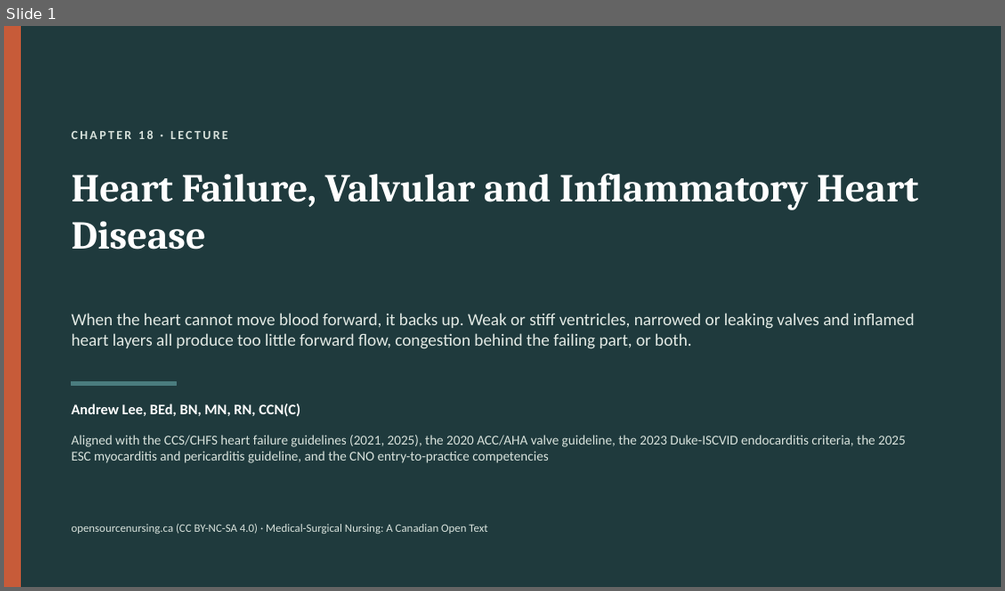
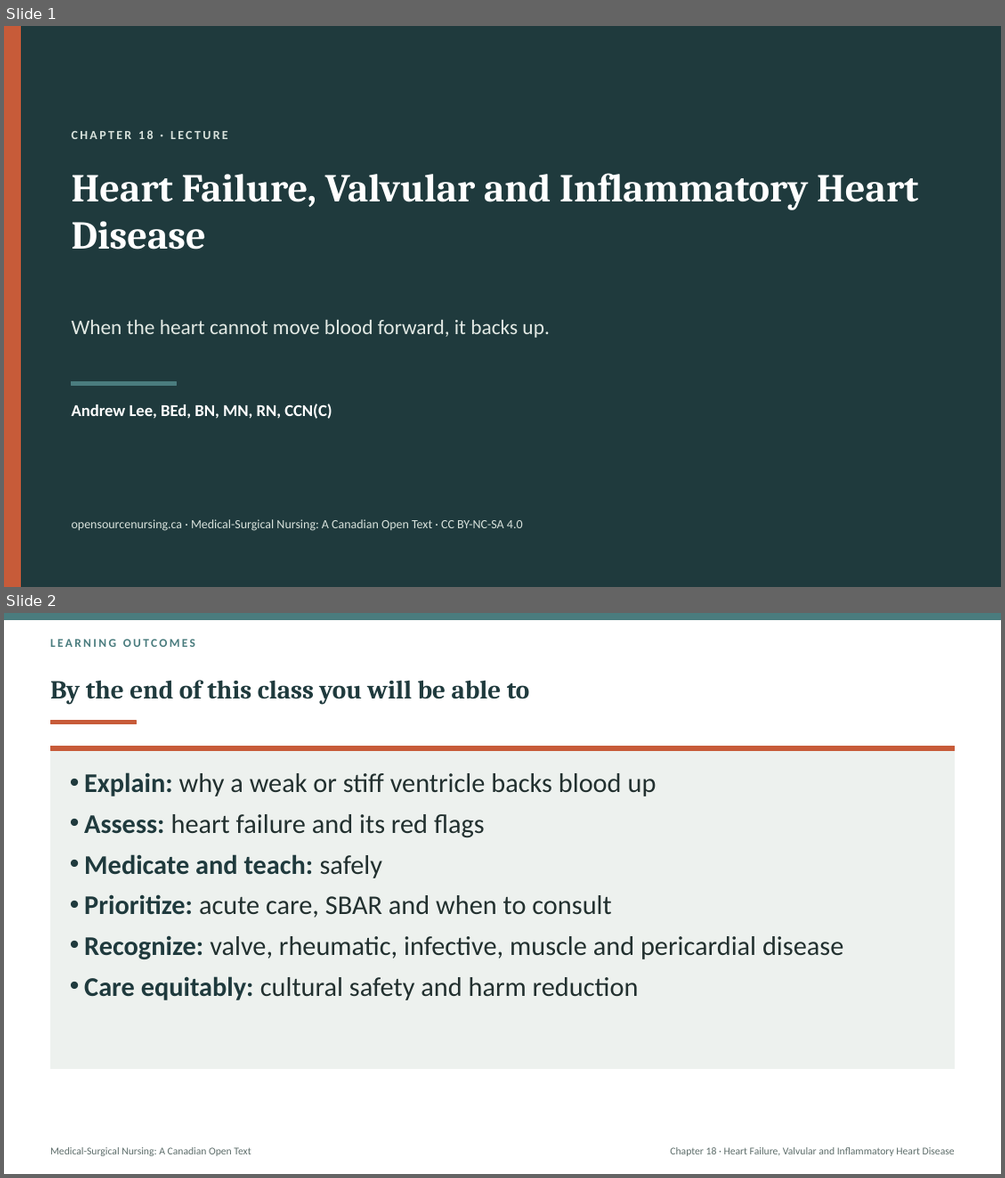
Before and after one commit to andrewleenl/opensourcenursing, a slide deck: Ch18_Heart_Failure_Valvular_and_Inflammatory_Heart_Disease_Lecture_Presentation.pptx. Shown one above the other, each under a label of ours: slide 1 before the commit, slides 1 and 2 after it. The pictures are 1005x591 and 1005x1178 pixels, drawn with LibreOffice and Linux fonts; fonts in the diff are those of the drawing. Boxes give left, top, right and bottom in pixels: in the first picture for what was removed or moved away, otherwise in the second. Text is boxed around its words. In the diff, an @@ line names an element or a change of style, - is before the commit and + after.

```diff
--- a/Ch18_Heart_Failure_Valvular_and_Inflammatory_Heart_Disease_Lecture_Presentation.pptx
+++ b/Ch18_Heart_Failure_Valvular_and_Inflammatory_Heart_Disease_Lecture_Presentation.pptx
@@ slide 2 added at bbox=[4, 613, 1001, 1174], background #FFFFFF @@
@@ rectangle added at bbox=[4, 613, 1001, 620], fill #4A7C7E, outline #4A7C7E 1 pt @@
@@ text added at bbox=[50, 639, 195, 647], 11.5 pt, text #4A7C7E, bold @@
+LEARNING OUTCOMES
@@ title added at bbox=[50, 680, 530, 705], 25 pt, text #1F3A3D, bold @@
+By the end of this class you will be able to
@@ rectangle added at bbox=[50, 721, 137, 723], fill #C75B39, outline #C75B39 1 pt @@
@@ rectangle added at bbox=[50, 747, 955, 1069], fill #EDF1EE, outline #EDF1EE 1 pt @@
@@ rectangle added at bbox=[50, 747, 955, 751], fill #C75B39, outline #C75B39 1 pt @@
@@ text added at bbox=[84, 772, 843, 1000], 26 pt, text #22302F @@
+• Explain: why a weak or stiff ventricle backs blood up
+• Assess: heart failure and its red flags
+• Medicate and teach: safely
+• Prioritize: acute care, SBAR and when to consult
+• Recognize: valve, rheumatic, infective, muscle and pericardial disease
+• Care equitably: cultural safety and harm reduction
@@ text added at bbox=[50, 1147, 251, 1156], 10 pt, text #5E6E6B @@
+Medical-Surgical Nursing: A Canadian Open Text
@@ text added at bbox=[670, 1147, 955, 1156], 10 pt, text #5E6E6B @@
+Chapter 18 · Heart Failure, Valvular and Inflammatory Heart Disease
@@ slide 1 changed as well @@
@@ text at bbox=[72, 320, 549, 338]: text changed; size 16.5 to 20 pt @@
-When the heart cannot move blood forward, it backs up. Weak or stiff ventricles, narrowed or leaking valves and inflamed heart layers all produce too little forward flow, congestion behind the failing part, or both.
+When the heart cannot move blood forward, it backs up.
@@ text "Andrew Lee, BEd, BN, MN, ..." at bbox=[72, 403, 332, 418]: size 14 to 16 pt @@
@@ text removed at bbox=[72, 435, 906, 463] @@
-Aligned with the CCS/CHFS heart failure guidelines (2021, 2025), the 2020 ACC/AHA valve guideline, the 2023 Duke-ISCVID endocarditis criteria, the 2025 ESC myocarditis and pericarditis guideline, and the CNO entry-to-practice competencies
@@ text at bbox=[72, 519, 523, 531]: text changed; size 11 to 12 pt @@
-opensourcenursing.ca (CC BY-NC-SA 4.0) · Medical-Surgical Nursing: A Canadian Open Text
+opensourcenursing.ca · Medical-Surgical Nursing: A Canadian Open Text · CC BY-NC-SA 4.0
```
Also in this commit, not shown: 5 other slides changed, 37 other slides added, 44 slides removed, 1 other file.
